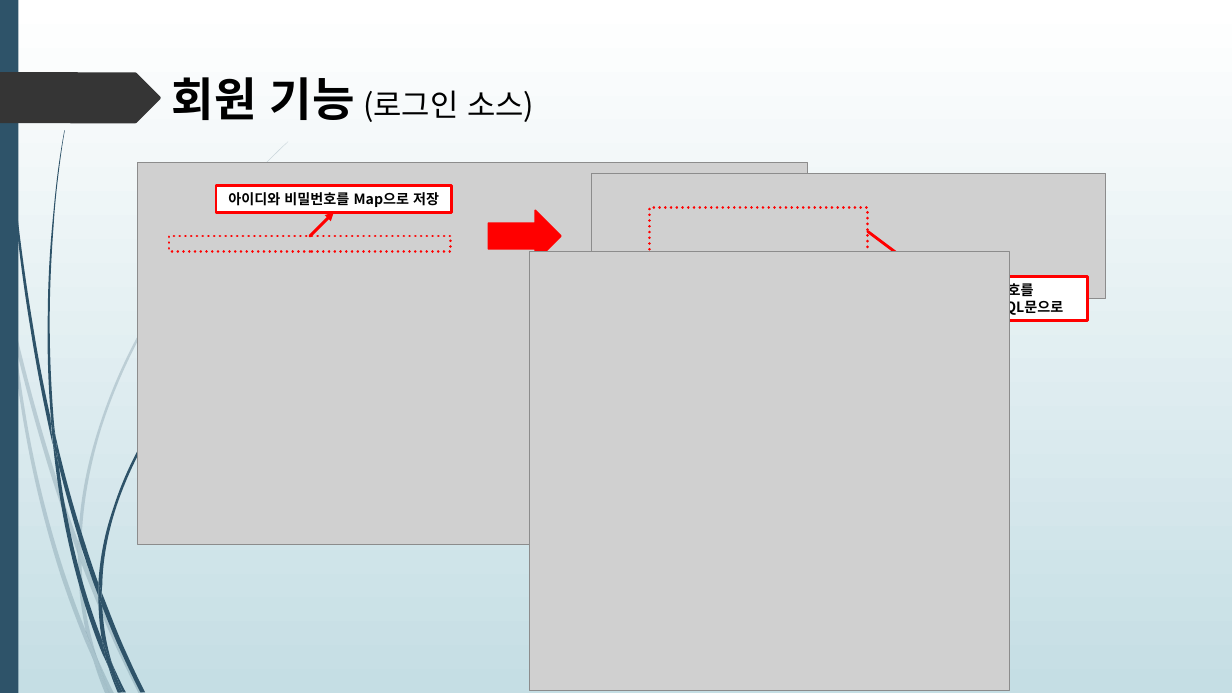
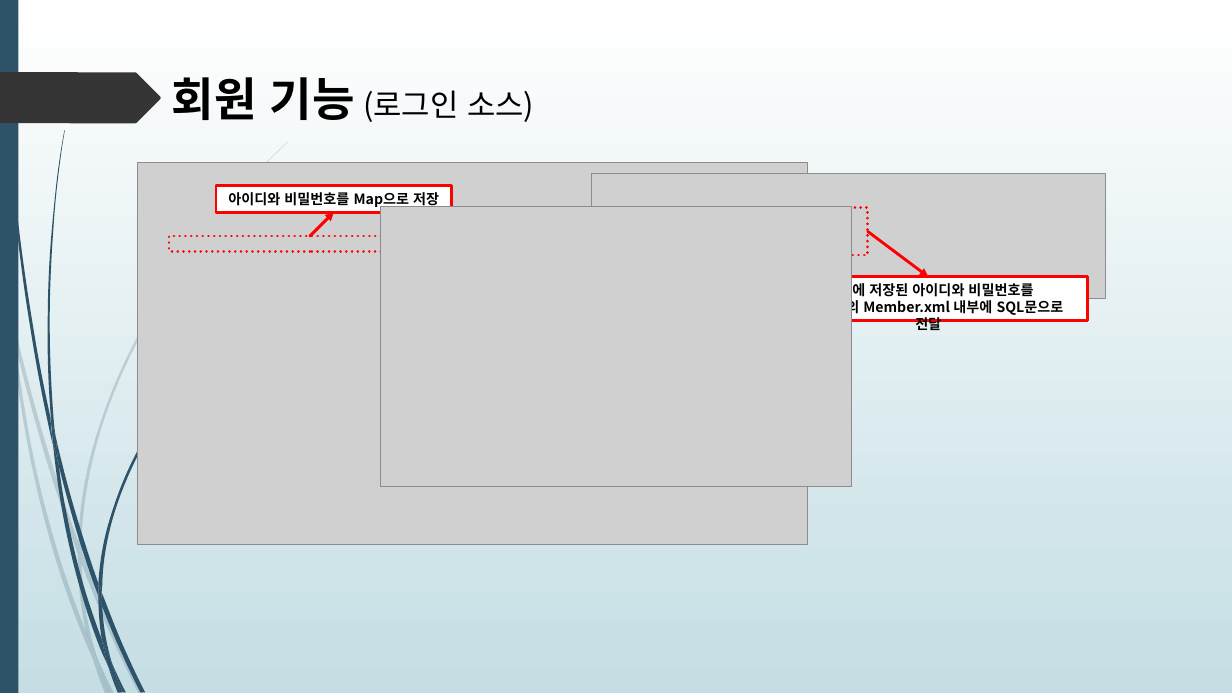
Before and after one commit to himediaai/DongOuk, a slide deck: slide 20 of 쇼핑몰.pptx (slide 14 before the commit). Drawn at 1232x693 pixels with LibreOffice and Linux fonts; fonts in the diff are those of the drawing; grey boxes stand for pictures. Boxes give left, top, right and bottom in pixels: in the first picture for what was removed or moved away, otherwise in the second. Text is boxed around its words. In the diff, an @@ line names an element or a change of style, - is before the commit and + after.

```diff
--- a/쇼핑몰.pptx
+++ b/쇼핑몰.pptx
@@ picture added at [380,206,851,486] @@
@@ right arrow removed at [488,211,561,262] @@
@@ picture removed at [530,251,1010,690] @@
```
Also in this commit, not shown: 2 other slides changed, 7 slides added, 1 slide removed.
